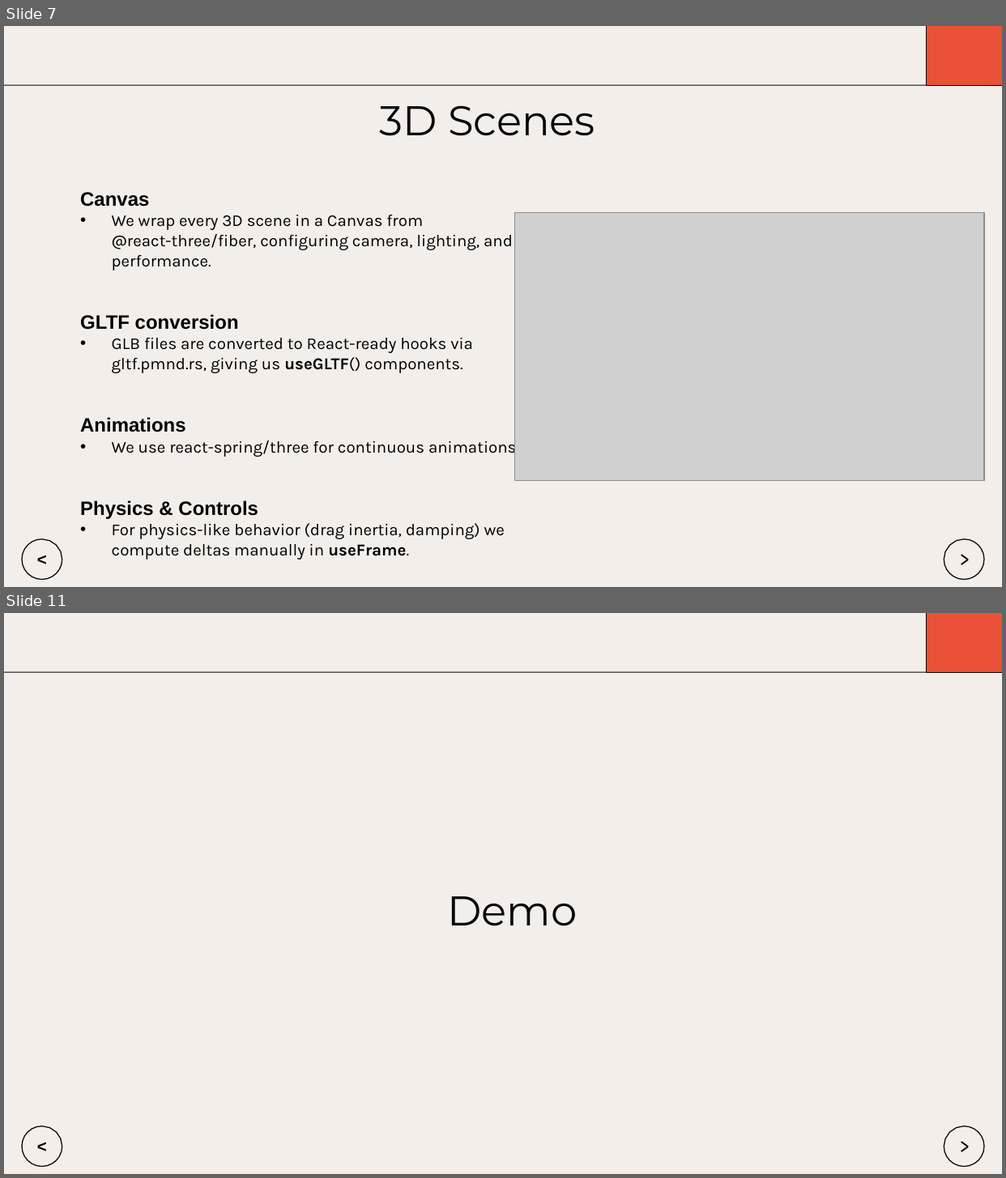
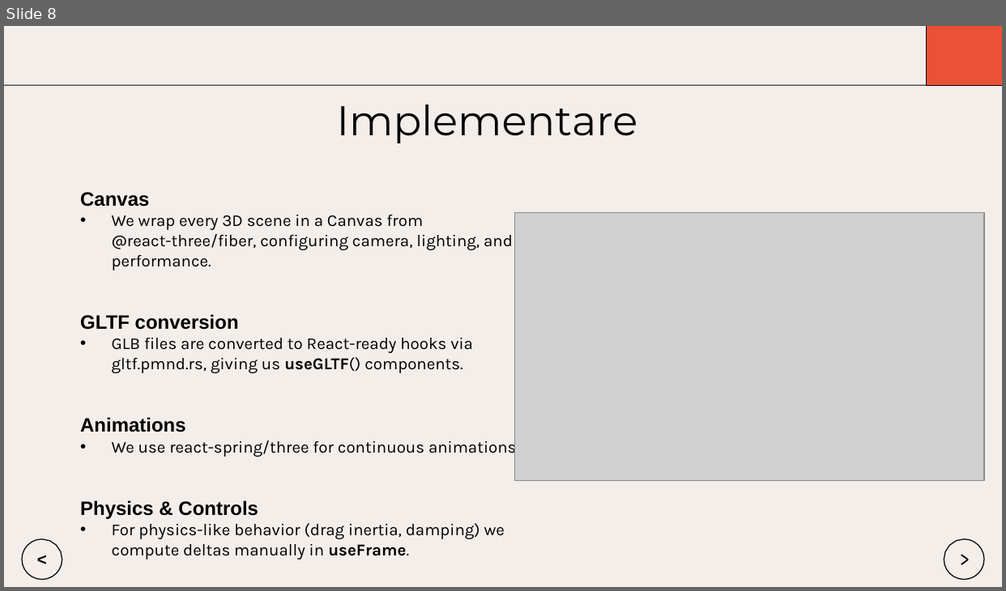
Before and after one commit to Dragomir1401/VisioScience-3D, a slide deck: Roadmap/scss/Prezentare_Final_Dragomir_Andrei.pptx. Shown one above the other, each under a label of ours: slides 7 and 11 before the commit, slide 8 after it; the slides between them are not shown. The pictures are 1006x1178 and 1006x591 pixels, drawn with LibreOffice and Linux fonts; fonts in the diff are those of the drawing; grey boxes stand for pictures. Boxes give left, top, right and bottom in pixels: in the first picture for what was removed or moved away, otherwise in the second. Text is boxed around its words. In the diff, an @@ line names an element or a change of style, - is before the commit and + after.

```diff
--- a/Roadmap/scss/Prezentare_Final_Dragomir_Andrei.pptx
+++ b/Roadmap/scss/Prezentare_Final_Dragomir_Andrei.pptx
@@ slide 11 removed at (4, 613, 1002, 1174), background #FFFFFF; not listed: 1 template element that a slide beside it also shows @@
@@ freeform shape removed at (926, 613, 1002, 673) @@
@@ freeform shape removed at (926, 613, 1002, 673) @@
@@ freeform shape removed at (4, 672, 1002, 673) @@
@@ title removed at (447, 897, 577, 926) @@
-Demo
@@ freeform shape removed at (22, 1126, 62, 1166) @@
@@ text removed at (36, 1135, 48, 1160) @@
-<
@@ freeform shape removed at (944, 1126, 984, 1166) @@
@@ text removed at (958, 1132, 972, 1162) @@
->
@@ what was slide 7 is now slide 8 @@
@@ slide 8 changed as well @@
@@ title at (337, 105, 638, 143): text changed @@
-3D Scenes
+Implementare
```
Also in this commit, not shown: 6 other slides changed, 9 slides added, 4 other slides removed.
